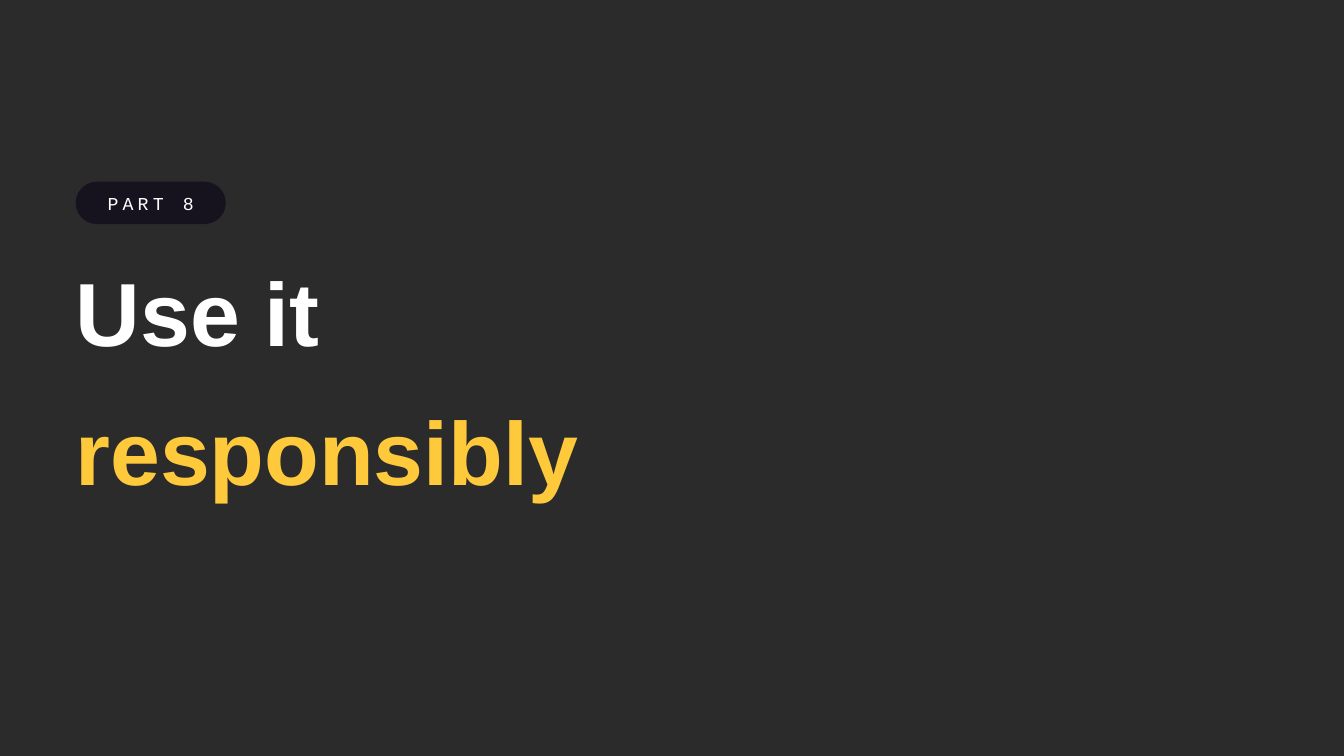
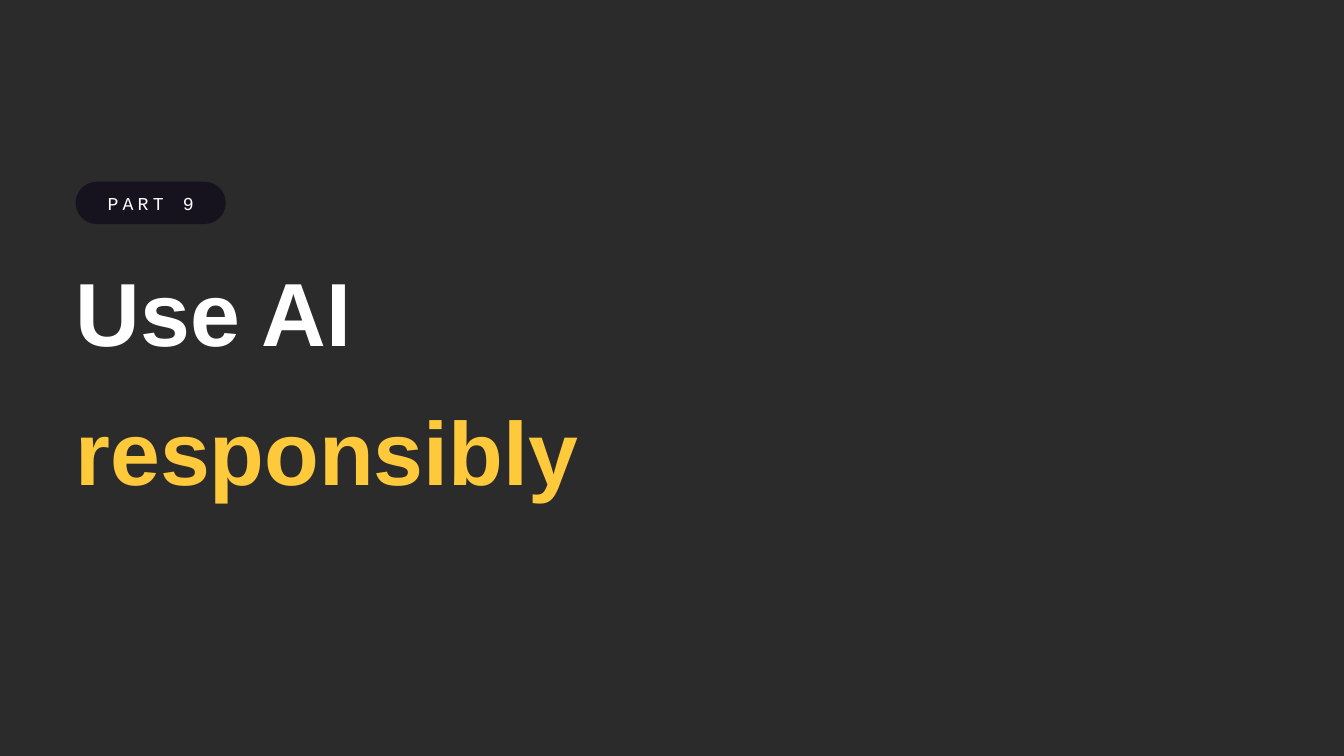
Before and after one commit to ffouladgar-ux/motion-graphics, a slide deck: slide 67 of courses/uca-ai/day2/UCA_AI_Day2.pptx (slide 42 before the commit). Drawn at 1344x756 pixels with LibreOffice and Linux fonts; fonts in the diff are those of the drawing; background and template pictures are left out; a plain dark background stands for a picture behind light text. Boxes give left, top, right and bottom in pixels: in the first picture for what was removed or moved away, otherwise in the second. Text is boxed around its words. In the diff, an @@ line names an element or a change of style, - is before the commit and + after.

```diff
--- a/courses/uca-ai/day2/UCA_AI_Day2.pptx
+++ b/courses/uca-ai/day2/UCA_AI_Day2.pptx
@@ text in rounded rectangle at [108, 198, 194, 210]: text changed @@
-PART 8
+PART 9
@@ text at [76, 284, 351, 347]: text changed @@
-Use it
+Use AI
```
Also in this commit, not shown: 8 other slides changed, 26 slides added, 1 slide removed, 7 other files.
